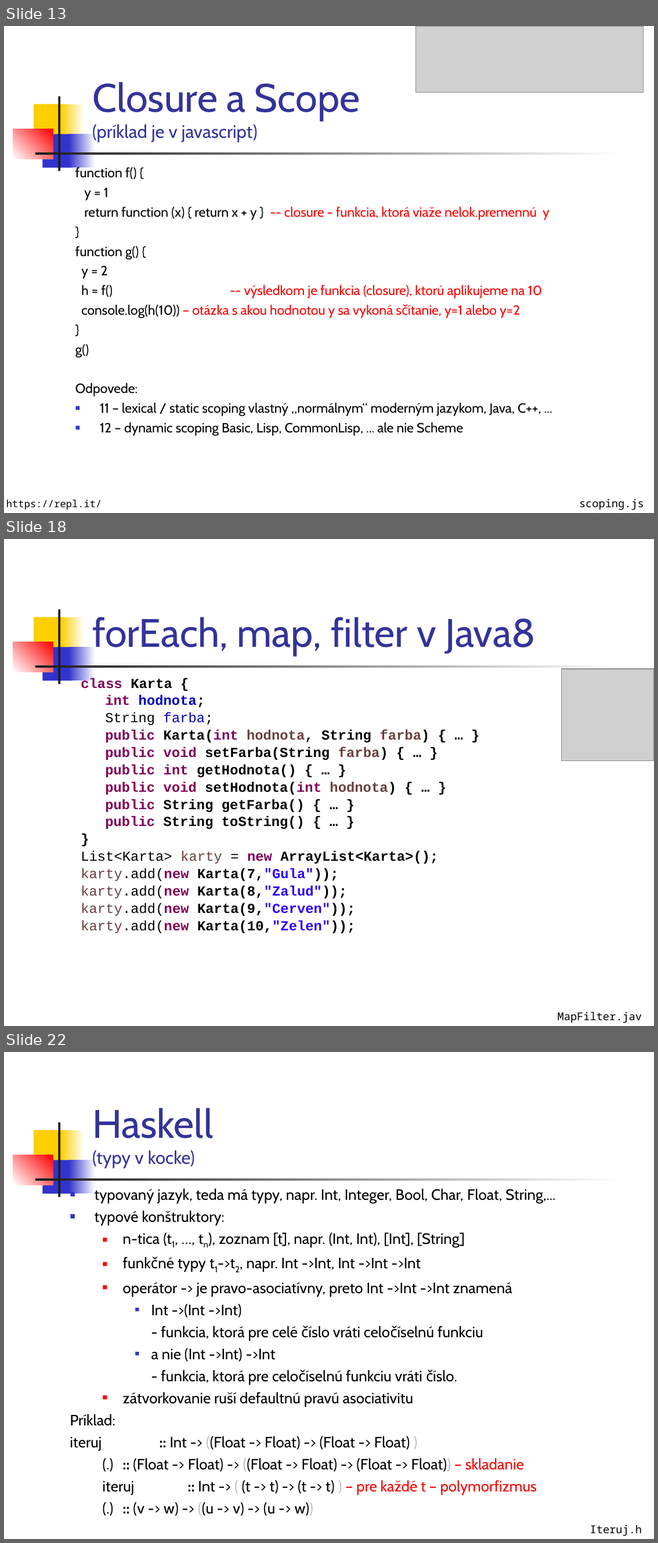
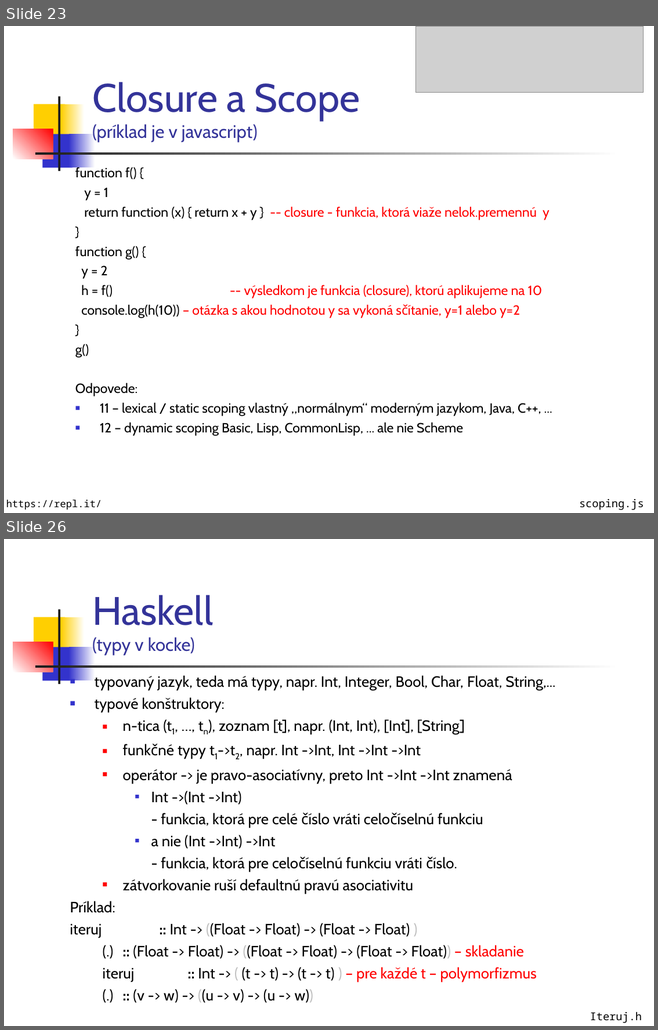
Before and after one commit to Funkcionalne/Prednasky, a slide deck: 01/01_fpro.ppt. Shown one above the other, each under a label of ours: slides 13, 18 and 22 before the commit, slides 23 and 26 after it; the slides between them are not shown. The pictures are 658x1543 and 658x1030 pixels, drawn with LibreOffice and Linux fonts; fonts in the diff are those of the drawing; grey boxes stand for pictures. Boxes give left, top, right and bottom in pixels: in the first picture for what was removed or moved away, otherwise in the second. Text is boxed around its words. In the diff, an @@ line names an element or a change of style, - is before the commit and + after.

```diff
--- a/01/01_fpro.ppt
+++ b/01/01_fpro.ppt
@@ slide 18 removed at [4,539,654,1026], background #FFFFFF; not listed: 7 template elements that a slide beside it also shows @@
@@ title removed at [92,617,535,656] @@
-forEach, map, filter v Java8
@@ text removed at [81,678,438,933] @@
-class Karta {
-int hodnota;
-String farba;
-public Karta(int hodnota, String farba) { … }
-public void setFarba(String farba) { … }
-public int getHodnota() { … }
-public void setHodnota(int hodnota) { … }
-public String getFarba() { … }
-public String toString() { … }
-}
-List<Karta> karty = new ArrayList<Karta>();
-karty.add(new Karta(7,"Gula"));
-karty.add(new Karta(8,"Zalud"));
-karty.add(new Karta(9,"Cerven"));
-karty.add(new Karta(10,"Zelen"));
@@ picture removed at [561,669,654,761] @@
@@ text removed at [557,1012,641,1023] @@
-MapFilter.java
@@ what was slide 13 is now slide 23 @@
@@ what was slide 22 is now slide 26 @@
```
Also in this commit, not shown: 9 slides changed, 11 slides added, 7 other slides removed, 4 other files.
